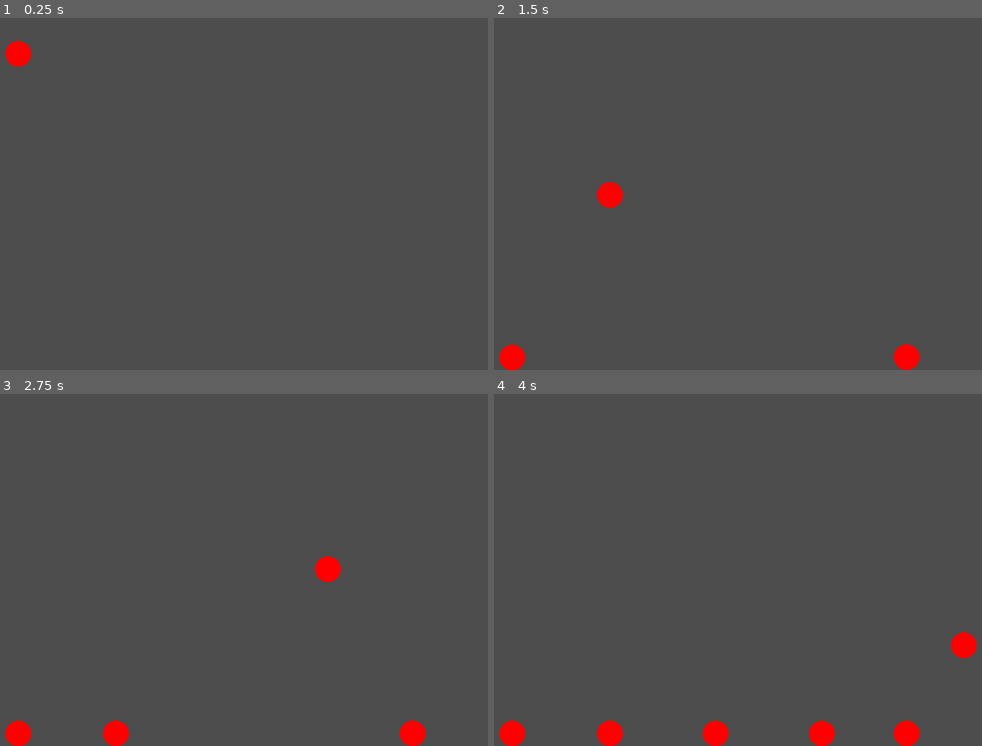
Above: before the commit, frames 1-4 (two rows, left to right).
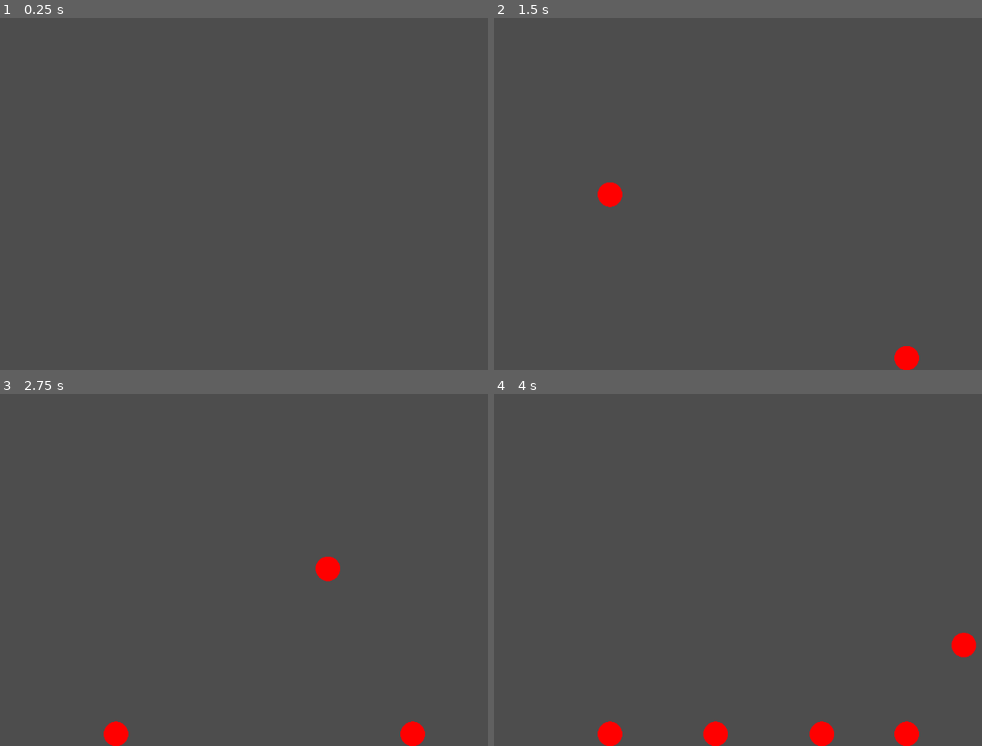
Above: after the commit, the same moments.

Repository: xalbec/SuikaIdle
Game: Godot game, scene res://Scenes/main_scene.tscn
The game is run twice, just before and just after one commit, with the same random seed, the same clock (stepped at 60 frames per second) and the same inputs. Before the commit the project starts from res://Scenes/game_manager.tscn.
Inputs (mouse positions are in pixels of both pictures, inside the frame that each line leads up to):
- Up to frame 1 (0.25 s): no input
- Up to frame 2 (1.5 s): move the mouse to (908, 151) at 0.52 s; click (908, 151) at 0.6 s; move the mouse to (611, 190) at 1.27 s; click (611, 190) at 1.35 s
- Up to frame 3 (2.75 s): move the mouse to (326, 460) at 2.02 s; click (326, 460) at 2.1 s
- Up to frame 4 (4 s): move the mouse to (713, 626) at 2.77 s; click (713, 626) at 2.85 s; move the mouse to (962, 608) at 3.52 s; click (962, 608) at 3.6 s

The runs differ from the first frame. In frame 1, 0.3% of the frame differs, in the area x 1-7%, y 6-14%; in frame 2, 0.4%; in frame 3, 0.5%; in frame 4, 0.6%, in the area x 1-99%, y 67-100%.

Commit message:
Slime Merging
Red slimes upgrade into orange slimes when they collide. Slime abstract class updated.

Diff:
--- /dev/null
+++ b/Scenes/Slimes/orange_slime.tscn
@@ -0,0 +1,16 @@
+[gd_scene load_steps=3 format=3 uid="uid://3dg6bxoqlo6a"]
+
+[ext_resource type="Script" path="res://Scripts/Slimes/orange_slime.gd" id="1_u67ko"]
+
+[sub_resource type="CircleShape2D" id="CircleShape2D_ars23"]
+radius = 50.0
+
+[node name="OrangeSlime" type="RigidBody2D"]
+contact_monitor = true
+max_contacts_reported = 1
+script = ExtResource("1_u67ko")
+
+[node name="CollisionShape2D" type="CollisionShape2D" parent="."]
+shape = SubResource("CircleShape2D_ars23")
+
+[connection signal="body_entered" from="." to="." method="_on_body_entered"]
--- /dev/null
+++ b/Scenes/Slimes/red_slime.tscn
@@ -0,0 +1,18 @@
+[gd_scene load_steps=4 format=3 uid="uid://pdxkgycabj8v"]
+
+[ext_resource type="Script" path="res://Scripts/Slimes/red_slime.gd" id="1_86bvu"]
+
+[sub_resource type="PhysicsMaterial" id="PhysicsMaterial_wpdk8"]
+
+[sub_resource type="CircleShape2D" id="CircleShape2D_c68sq"]
+
+[node name="RedSlime" type="RigidBody2D"]
+physics_material_override = SubResource("PhysicsMaterial_wpdk8")
+contact_monitor = true
+max_contacts_reported = 1
+script = ExtResource("1_86bvu")
+
+[node name="CollisionShape2D" type="CollisionShape2D" parent="."]
+shape = SubResource("CircleShape2D_c68sq")
+
+[connection signal="body_entered" from="." to="." method="_on_body_entered"]
--- /dev/null
+++ b/Scenes/Slimes/slime.tscn
@@ -0,0 +1,13 @@
+[gd_scene load_steps=3 format=3 uid="uid://da35k7fm72nhl"]
+
+[ext_resource type="Script" path="res://Scripts/Slimes/slime.gd" id="1_y03o5"]
+
+[sub_resource type="CircleShape2D" id="CircleShape2D_jwreh"]
+
+[node name="Slime" type="RigidBody2D"]
+script = ExtResource("1_y03o5")
+
+[node name="CollisionShape2D" type="CollisionShape2D" parent="."]
+shape = SubResource("CircleShape2D_jwreh")
+
+[connection signal="body_entered" from="." to="." method="_on_body_entered"]
--- a/Scenes/game_manager.tscn
+++ b/Scenes/game_manager.tscn
@@ -1,35 +1,6 @@
-[gd_scene load_steps=7 format=3 uid="uid://wprcoqfapkf1"]
+[gd_scene load_steps=2 format=3 uid="uid://c753fx5gyalob"]
 
 [ext_resource type="Script" path="res://Scripts/game_manager.gd" id="1_68ani"]
-[ext_resource type="PackedScene" uid="uid://pdxkgycabj8v" path="res://Scenes/red_slime.tscn" id="2_e40r6"]
-
-[sub_resource type="PhysicsMaterial" id="PhysicsMaterial_tg241"]
-rough = true
-
-[sub_resource type="WorldBoundaryShape2D" id="WorldBoundaryShape2D_so7aw"]
-
-[sub_resource type="WorldBoundaryShape2D" id="WorldBoundaryShape2D_knyqr"]
-
-[sub_resource type="WorldBoundaryShape2D" id="WorldBoundaryShape2D_6qb8f"]
 
 [node name="GameManager" type="Node2D"]
 script = ExtResource("1_68ani")
-
-[node name="Container" type="StaticBody2D" parent="."]
-physics_material_override = SubResource("PhysicsMaterial_tg241")
-
-[node name="Floor" type="CollisionShape2D" parent="Container"]
-position = Vector2(0, 648)
-shape = SubResource("WorldBoundaryShape2D_so7aw")
-
-[node name="LeftWall" type="CollisionShape2D" parent="Container"]
-rotation = 1.5708
-shape = SubResource("WorldBoundaryShape2D_knyqr")
-
-[node name="RightWall" type="CollisionShape2D" parent="Container"]
-position = Vector2(1152, 0)
-rotation = -1.5708
-shape = SubResource("WorldBoundaryShape2D_6qb8f")
-
-[node name="RedSlime" parent="." instance=ExtResource("2_e40r6")]
-position = Vector2(187, 103)
--- /dev/null
+++ b/Scenes/main_scene.tscn
@@ -0,0 +1,28 @@
+[gd_scene load_steps=5 format=3 uid="uid://wprcoqfapkf1"]
+
+[sub_resource type="PhysicsMaterial" id="PhysicsMaterial_tg241"]
+rough = true
+
+[sub_resource type="WorldBoundaryShape2D" id="WorldBoundaryShape2D_so7aw"]
+
+[sub_resource type="WorldBoundaryShape2D" id="WorldBoundaryShape2D_knyqr"]
+
+[sub_resource type="WorldBoundaryShape2D" id="WorldBoundaryShape2D_6qb8f"]
+
+[node name="MainScene" type="Node2D"]
+
+[node name="Container" type="StaticBody2D" parent="."]
+physics_material_override = SubResource("PhysicsMaterial_tg241")
+
+[node name="Floor" type="CollisionShape2D" parent="Container"]
+position = Vector2(0, 648)
+shape = SubResource("WorldBoundaryShape2D_so7aw")
+
+[node name="LeftWall" type="CollisionShape2D" parent="Container"]
+rotation = 1.5708
+shape = SubResource("WorldBoundaryShape2D_knyqr")
+
+[node name="RightWall" type="CollisionShape2D" parent="Container"]
+position = Vector2(1152, 0)
+rotation = -1.5708
+shape = SubResource("WorldBoundaryShape2D_6qb8f")
--- a/Scenes/red_slime.tscn
+++ /dev/null
@@ -1,18 +0,0 @@
-[gd_scene load_steps=4 format=3 uid="uid://pdxkgycabj8v"]
-
-[ext_resource type="Script" path="res://Scripts/red_slime.gd" id="1_pw1t1"]
-
-[sub_resource type="PhysicsMaterial" id="PhysicsMaterial_fljds"]
-friction = 0.4
-bounce = 0.1
-
-[sub_resource type="CircleShape2D" id="CircleShape2D_c68sq"]
-radius = 21.0238
-
-[node name="RedSlime" type="RigidBody2D"]
-mass = 50.0
-physics_material_override = SubResource("PhysicsMaterial_fljds")
-script = ExtResource("1_pw1t1")
-
-[node name="Collider" type="CollisionShape2D" parent="."]
-shape = SubResource("CircleShape2D_c68sq")
--- /dev/null
+++ b/Scripts/Slimes/orange_slime.gd
@@ -0,0 +1,8 @@
+extends Slime
+
+# Called when the node enters the scene tree for the first time.
+func _ready() -> void:
+	slimeColor = Color.ORANGE
+	radius = 30
+	slimeLevel = 2
+	collider.shape.radius = radius
--- /dev/null
+++ b/Scripts/Slimes/red_slime.gd
@@ -0,0 +1,8 @@
+extends Slime
+
+# Called when the node enters the scene tree for the first time.
+func _ready() -> void:
+	slimeColor = Color.RED
+	radius = 20
+	slimeLevel = 1
+	collider.shape.radius = radius
--- /dev/null
+++ b/Scripts/Slimes/slime.gd
@@ -0,0 +1,14 @@
+class_name Slime extends Node2D
+
+@onready var collider: CollisionShape2D = $CollisionShape2D
+
+var slimeColor: Color
+var radius: float
+var slimeLevel: int
+
+func _draw() -> void:
+	draw_circle(Vector2(0, 0), collider.shape.radius, slimeColor, true)
+
+func _on_body_entered(body: Node) -> void:
+	if (body is Slime) and (slimeColor == body.slimeColor):
+		GameManager.registerForMerge(self)
--- a/Scripts/game_manager.gd
+++ b/Scripts/game_manager.gd
@@ -1,20 +1,40 @@
 extends Node2D
 
-var redSlime = preload("res://Scenes/red_slime.tscn")
+var redSlime = preload("res://Scenes/Slimes/red_slime.tscn")
+var orangeSlime = preload("res://Scenes/Slimes/orange_slime.tscn")
 
-# Called when the node enters the scene tree for the first time.
-func _ready() -> void:
-	pass # Replace with function body.
+var slimeDict = {
+	1 : redSlime,
+	2 : orangeSlime
+}
 
+var registeredMerges: Array[Slime]
 
 # Called every frame. 'delta' is the elapsed time since the previous frame.
 func _process(delta: float) -> void:
 	if Input.is_action_just_pressed("DropBall"):
-		spawnRedSlime()
+		#spawn slime at mouse curser on click
+		spawnSlime(get_global_mouse_position(), 1)
 
-	pass
+	processMerges()
 
-func spawnRedSlime():
-	var newRedSlime = redSlime.instantiate()
-	newRedSlime.position = get_global_mouse_position()
-	add_child(newRedSlime)
+func spawnSlime(pos: Vector2, slimeLevel: int):
+	var newSlime = slimeDict[slimeLevel].instantiate()
+	newSlime.position = pos
+	add_child(newSlime)
+
+#Called by Slimes to register themselves for Merging
+func registerForMerge(slime: Slime):
+	registeredMerges.append(slime)
+
+#Logic for destroying old slimes and creating new bigger slime
+func processMerges():
+	if(registeredMerges.size() > 1):
+		var mergePos = (registeredMerges[0].position + registeredMerges[1].position)/2
+		var slimeLevel = registeredMerges[0].slimeLevel
+		registeredMerges[0].queue_free()
+		registeredMerges[1].queue_free()
+		spawnSlime(mergePos, slimeLevel + 1)
+		registeredMerges.clear()
+	else:
+		pass
--- a/Scripts/red_slime.gd
+++ /dev/null
@@ -1,15 +0,0 @@
-extends RigidBody2D
-
-@onready var collider: CollisionShape2D = $Collider
-
-
-# Called when the node enters the scene tree for the first time.
-func _ready() -> void:
-	pass # Replace with function body.
-
-# Called every frame. 'delta' is the elapsed time since the previous frame.
-func _process(delta: float) -> void:
-	pass
-
-func _draw() -> void:
-	draw_circle(Vector2(0, 0), collider.shape.radius, Color.RED, true)
--- a/project.godot
+++ b/project.godot
@@ -11,9 +11,13 @@
 [application]
 
 config/name="SuikaIdle"
-run/main_scene="res://Scenes/game_manager.tscn"
+run/main_scene="res://Scenes/main_scene.tscn"
 config/features=PackedStringArray("4.3", "Mobile")
 config/icon="res://icon.svg"
+
+[autoload]
+
+GameManager="*res://Scenes/game_manager.tscn"
 
 [display]
 
